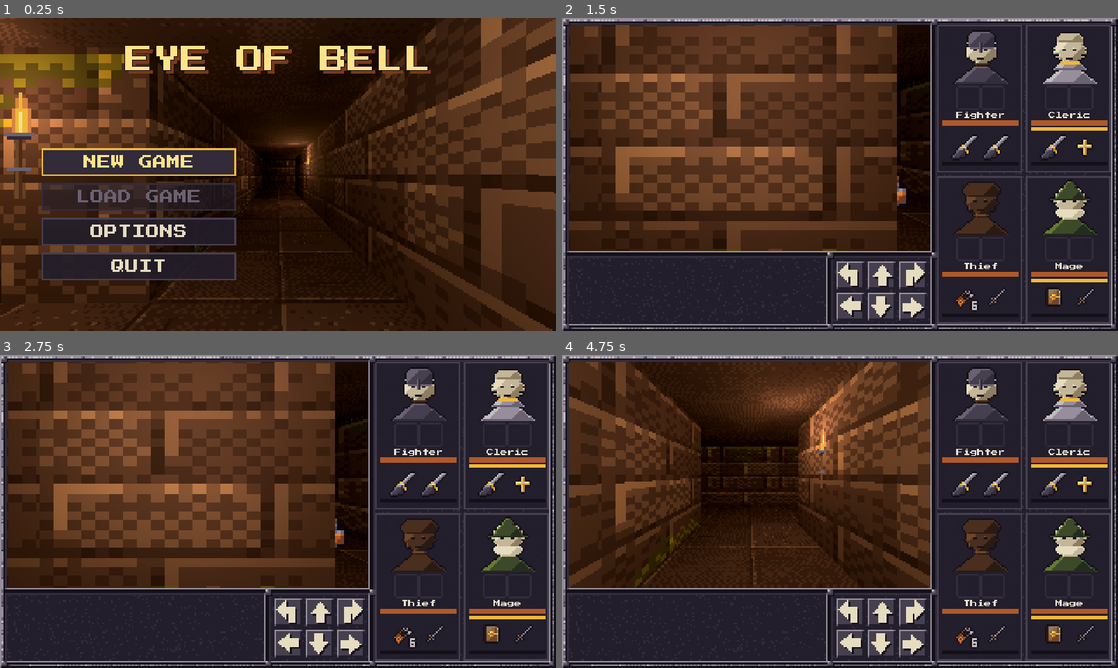
Above: before the commit, frames 1-4 (two rows, left to right).
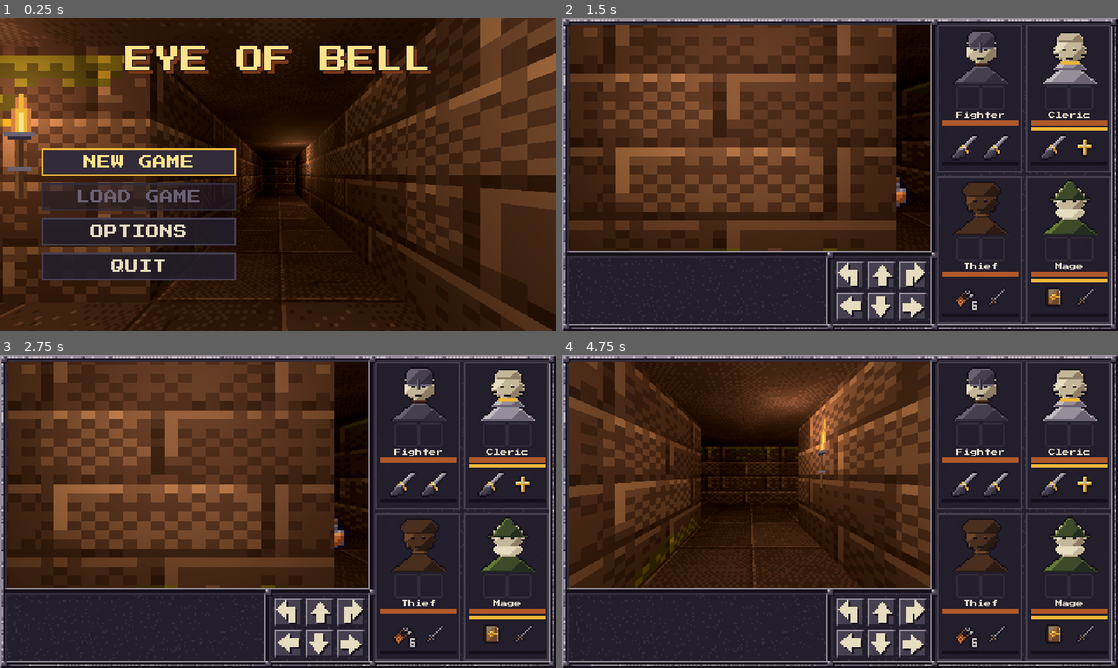
Above: after the commit, the same moments.

Repository: XrNrX/eye-of-bell
Game: Godot game, scene res://scenes/main_menu.tscn
Two runs of this game, one before a commit and one after it. Both use one fixed random seed, a clock stepped at 60 frames per second and the inputs below. Sound files missing from this copy of the repository are replaced by a short silence.
Inputs (mouse positions are in pixels of both pictures, inside the frame that each line leads up to):
- Up to frame 1 (0.25 s): no input
- Up to frame 2 (1.5 s): click "NEW GAME" at 0.5 s; click (851, 274) at 1.27 s
- Up to frame 3 (2.75 s): click (316, 611) at 2.02 s
- Up to frame 4 (4.75 s): click (912, 611) at 2.77 s; click (851, 642) at 3.52 s; click (878, 642) at 4.27 s

The runs differ from the first frame. In frame 1, 2.6% of the frame differs, in the area x 0-100%, y 0-100%; in frame 2, 1.2%; in frame 3, 1.2%; in frame 4, 2.2%.

Commit message:
Double the 3D resolution: 416x260 view at 1:1, 128px tiles, 96x128 monsters
SubViewport now renders at the pixels it occupies (was 208x130 at 2x). Tiles and
monster frames are generated at --world-scale 2 (nearest enlargement) and monster
pixel_size is halved to keep their world size. Importer targets follow the art;
docs/art_style.md restored with the new sizes.

Co-Authored-By: Claude Sonnet 5.5 <noreply@anthropic.com>

Diff:
--- a/art/monsters/skeleton/skeleton_sheet.json
+++ b/art/monsters/skeleton/skeleton_sheet.json
@@ -1,50 +1,50 @@
 {
   "frame_size": [
-    48,
-    64
+    96,
+    128
   ],
   "frames": {
     "idle_0": {
       "x": 0,
       "y": 0,
-      "w": 48,
-      "h": 64
+      "w": 96,
+      "h": 128
     },
     "idle_1": {
-      "x": 48,
+      "x": 96,
       "y": 0,
-      "w": 48,
-      "h": 64
+      "w": 96,
+      "h": 128
     },
     "attack_0": {
-      "x": 96,
+      "x": 192,
       "y": 0,
-      "w": 48,
-      "h": 64
+      "w": 96,
+      "h": 128
     },
     "attack_1": {
-      "x": 144,
+      "x": 288,
       "y": 0,
-      "w": 48,
-      "h": 64
+      "w": 96,
+      "h": 128
     },
     "attack_2": {
-      "x": 192,
+      "x": 384,
       "y": 0,
-      "w": 48,
-      "h": 64
+      "w": 96,
+      "h": 128
     },
     "hurt_0": {
-      "x": 240,
+      "x": 480,
       "y": 0,
-      "w": 48,
-      "h": 64
+      "w": 96,
+      "h": 128
     },
     "hurt_0_flash": {
-      "x": 288,
+      "x": 576,
       "y": 0,
-      "w": 48,
-      "h": 64
+      "w": 96,
+      "h": 128
     }
   },
   "animations": {
--- a/art/monsters/skeleton_guard/skeleton_guard_sheet.json
+++ b/art/monsters/skeleton_guard/skeleton_guard_sheet.json
@@ -1,50 +1,50 @@
 {
   "frame_size": [
-    48,
-    64
+    96,
+    128
   ],
   "frames": {
     "idle_0": {
       "x": 0,
       "y": 0,
-      "w": 48,
-      "h": 64
+      "w": 96,
+      "h": 128
     },
     "idle_1": {
-      "x": 48,
+      "x": 96,
       "y": 0,
-      "w": 48,
-      "h": 64
+      "w": 96,
+      "h": 128
     },
     "attack_0": {
-      "x": 96,
+      "x": 192,
       "y": 0,
-      "w": 48,
-      "h": 64
+      "w": 96,
+      "h": 128
     },
     "attack_1": {
-      "x": 144,
+      "x": 288,
       "y": 0,
-      "w": 48,
-      "h": 64
+      "w": 96,
+      "h": 128
     },
     "attack_2": {
-      "x": 192,
+      "x": 384,
       "y": 0,
-      "w": 48,
-      "h": 64
+      "w": 96,
+      "h": 128
     },
     "hurt_0": {
-      "x": 240,
+      "x": 480,
       "y": 0,
-      "w": 48,
-      "h": 64
+      "w": 96,
+      "h": 128
     },
     "hurt_0_flash": {
-      "x": 288,
+      "x": 576,
       "y": 0,
-      "w": 48,
-      "h": 64
+      "w": 96,
+      "h": 128
     }
   },
   "animations": {
--- a/art/monsters/slime/slime_sheet.json
+++ b/art/monsters/slime/slime_sheet.json
@@ -1,56 +1,56 @@
 {
   "frame_size": [
-    48,
-    48
+    96,
+    96
   ],
   "frames": {
     "idle_0": {
       "x": 0,
       "y": 0,
-      "w": 48,
-      "h": 48
+      "w": 96,
+      "h": 96
     },
     "idle_1": {
-      "x": 48,
+      "x": 96,
       "y": 0,
-      "w": 48,
-      "h": 48
+      "w": 96,
+      "h": 96
     },
     "idle_2": {
-      "x": 96,
+      "x": 192,
       "y": 0,
-      "w": 48,
-      "h": 48
+      "w": 96,
+      "h": 96
     },
     "attack_0": {
-      "x": 144,
+      "x": 288,
       "y": 0,
-      "w": 48,
-      "h": 48
+      "w": 96,
+      "h": 96
     },
     "attack_1": {
-      "x": 192,
+      "x": 384,
       "y": 0,
-      "w": 48,
-      "h": 48
+      "w": 96,
+      "h": 96
     },
     "attack_2": {
-      "x": 240,
+      "x": 480,
       "y": 0,
-      "w": 48,
-      "h": 48
+      "w": 96,
+      "h": 96
     },
     "hurt_0": {
-      "x": 288,
+      "x": 576,
       "y": 0,
-      "w": 48,
-      "h": 48
+      "w": 96,
+      "h": 96
     },
     "hurt_0_flash": {
-      "x": 336,
+      "x": 672,
       "y": 0,
-      "w": 48,
-      "h": 48
+      "w": 96,
+      "h": 96
     }
   },
   "animations": {
--- a/art/monsters/slime_acid/slime_acid_sheet.json
+++ b/art/monsters/slime_acid/slime_acid_sheet.json
@@ -1,56 +1,56 @@
 {
   "frame_size": [
-    48,
-    48
+    96,
+    96
   ],
   "frames": {
     "idle_0": {
       "x": 0,
       "y": 0,
-      "w": 48,
-      "h": 48
+      "w": 96,
+      "h": 96
     },
     "idle_1": {
-      "x": 48,
+      "x": 96,
       "y": 0,
-      "w": 48,
-      "h": 48
+      "w": 96,
+      "h": 96
     },
     "idle_2": {
-      "x": 96,
+      "x": 192,
       "y": 0,
-      "w": 48,
-      "h": 48
+      "w": 96,
+      "h": 96
     },
     "attack_0": {
-      "x": 144,
+      "x": 288,
       "y": 0,
-      "w": 48,
-      "h": 48
+      "w": 96,
+      "h": 96
     },
     "attack_1": {
-      "x": 192,
+      "x": 384,
       "y": 0,
-      "w": 48,
-      "h": 48
+      "w": 96,
+      "h": 96
     },
     "attack_2": {
-      "x": 240,
+      "x": 480,
       "y": 0,
-      "w": 48,
-      "h": 48
+      "w": 96,
+      "h": 96
     },
     "hurt_0": {
-      "x": 288,
+      "x": 576,
       "y": 0,
-      "w": 48,
-      "h": 48
+      "w": 96,
+      "h": 96
     },
     "hurt_0_flash": {
-      "x": 336,
+      "x": 672,
       "y": 0,
-      "w": 48,
-      "h": 48
+      "w": 96,
+      "h": 96
     }
   },
   "animations": {
--- a/data/monsters/skeleton.tres
+++ b/data/monsters/skeleton.tres
@@ -20,4 +20,4 @@
 attack_frames = PackedInt32Array(2, 3, 4)
 hurt_frames = PackedInt32Array(5, 6)
 idle_fps = 2.0
-pixel_size = 0.028
+pixel_size = 0.014
--- a/data/monsters/skeleton_guard.tres
+++ b/data/monsters/skeleton_guard.tres
@@ -20,4 +20,4 @@
 attack_frames = PackedInt32Array(2, 3, 4)
 hurt_frames = PackedInt32Array(5, 6)
 idle_fps = 2.0
-pixel_size = 0.028
+pixel_size = 0.014
--- a/data/monsters/slime.tres
+++ b/data/monsters/slime.tres
@@ -20,4 +20,4 @@
 attack_frames = PackedInt32Array(3, 4, 5)
 hurt_frames = PackedInt32Array(6, 7)
 idle_fps = 3.0
-pixel_size = 0.04
+pixel_size = 0.02
--- a/data/monsters/slime_acid.tres
+++ b/data/monsters/slime_acid.tres
@@ -20,4 +20,4 @@
 attack_frames = PackedInt32Array(3, 4, 5)
 hurt_frames = PackedInt32Array(6, 7)
 idle_fps = 3.0
-pixel_size = 0.04
+pixel_size = 0.02
--- a/scenes/main.tscn
+++ b/scenes/main.tscn
@@ -46,14 +46,14 @@
 offset_bottom = 268.0
 texture_filter = 1
 stretch = true
-stretch_shrink = 2
+stretch_shrink = 1
 script = ExtResource("25_view")
 
 [node name="Port" type="SubViewport" parent="View/GameView"]
 unique_name_in_owner = true
 own_world_3d = true
 handle_input_locally = false
-size = Vector2i(208, 130)
+size = Vector2i(416, 260)
 render_target_update_mode = 4
 
 [node name="WorldEnvironment" type="WorldEnvironment" parent="View/GameView/Port"]
--- a/scenes/main_menu.tscn
+++ b/scenes/main_menu.tscn
@@ -27,12 +27,12 @@
 grow_vertical = 2
 mouse_filter = 2
 stretch = true
-stretch_shrink = 2
+stretch_shrink = 1
 
 [node name="Port" type="SubViewport" parent="View/Backdrop"]
 own_world_3d = true
 handle_input_locally = false
-size = Vector2i(320, 180)
+size = Vector2i(640, 360)
 render_target_update_mode = 4
 
 [node name="WorldEnvironment" type="WorldEnvironment" parent="View/Backdrop/Port"]
--- a/scripts/game_view.gd
+++ b/scripts/game_view.gd
@@ -1,13 +1,13 @@
 extends SubViewportContainer
-## The 3D dungeon view: a small SubViewport (ui_layout.VIEW_SOURCE, 208x130) shown at 2x in the
-## top-left of the screen with nearest-neighbour filtering, so the dungeon keeps a chunky pixel
-## look however the window is scaled. The container's own `stretch_shrink = 2` does the
-## enlarging: it renders the SubViewport at half the container's size.
+## The 3D dungeon view: a SubViewport (ui_layout.VIEW_SOURCE, 416x260) shown 1:1 in the top-left of
+## the screen with nearest-neighbour filtering, so the dungeon stays crisp however the window is
+## scaled. (It used to be rendered at 208x130 and enlarged 2x by `stretch_shrink = 2`; with
+## `stretch_shrink = 1` its pixels are the screen pixels.)
 ##
 ## World clicks (picking up and putting down floor items) arrive here as ordinary GUI events on
 ## the container, in screen coordinates, and are passed on to the player. Going through the GUI
 ## (rather than forwarding raw input into the SubViewport) keeps the mouse position in the
-## 640x360 space the rest of the HUD uses: the view's own pixel is the screen pixel / 2.
+## 640x360 space the rest of the HUD uses: the view's own pixel is the screen pixel.
 ##
 ## Anything drawn above this (the frame, the log, the arrows, the party) sits on a higher canvas
 ## layer and takes its own clicks first, so only clicks that land on the picture reach here.
--- a/scripts/ui_layout.gd
+++ b/scripts/ui_layout.gd
@@ -13,7 +13,7 @@
 ##   +-----------------------+--------+--------------+
 ##
 ## TWO PIXEL SIZES. The dungeon is rendered small (VIEW_SOURCE, 208x130, the same aspect as
-## the old 320x200 screen) and shown at VIEW_SCALE = 2, so its pixels are chunky. The UI is
+## the old 320x200 screen); it is now rendered at 416x260 and shown at VIEW_SCALE = 1, so 3D pixels are screen pixels. The UI is
 ## drawn at UI = 2 (art at twice the old size) on the native 640x360 grid, so its pixels match.
 ## 320x200 at 2x would not fit under a 360-pixel-tall screen, hence 208x130.
 ##
@@ -27,8 +27,8 @@
 const SCREEN := Vector2(640, 360)
 const UI := 2                           # Pixel size of the UI art, relative to the old 320x200 art.
 
-const VIEW_SCALE := 2                   # The 3D view is rendered small and shown this many times larger.
-const VIEW_SOURCE := Vector2(208, 130)  # The SubViewport's size.
+const VIEW_SCALE := 1                   # The 3D view is rendered at the size it is shown (1x). It used to be rendered at half size and enlarged 2x.
+const VIEW_SOURCE := Vector2(416, 260)  # The SubViewport's size.
 
 const VIEW := Rect2(8, 8, 416, 260)     # Where the 3D view appears (VIEW_SOURCE * VIEW_SCALE).
 const LOG := Rect2(8, 276, 296, 76)     # The message log.
Binary file changed: art/monsters/skeleton/attack_0.png
Binary file changed: art/monsters/skeleton/attack_1.png
Binary file changed: art/monsters/skeleton/attack_2.png
Binary file changed: art/monsters/skeleton/hurt_0.png
Binary file changed: art/monsters/skeleton/hurt_0_flash.png
Binary file changed: art/monsters/skeleton/idle_0.png
Binary file changed: art/monsters/skeleton/idle_1.png
Binary file changed: art/monsters/skeleton/skeleton_sheet.png
Binary file changed: art/monsters/skeleton_guard/attack_0.png
Binary file changed: art/monsters/skeleton_guard/attack_1.png
Binary file changed: art/monsters/skeleton_guard/attack_2.png
Binary file changed: art/monsters/skeleton_guard/hurt_0.png
(and 33 more such lines)
